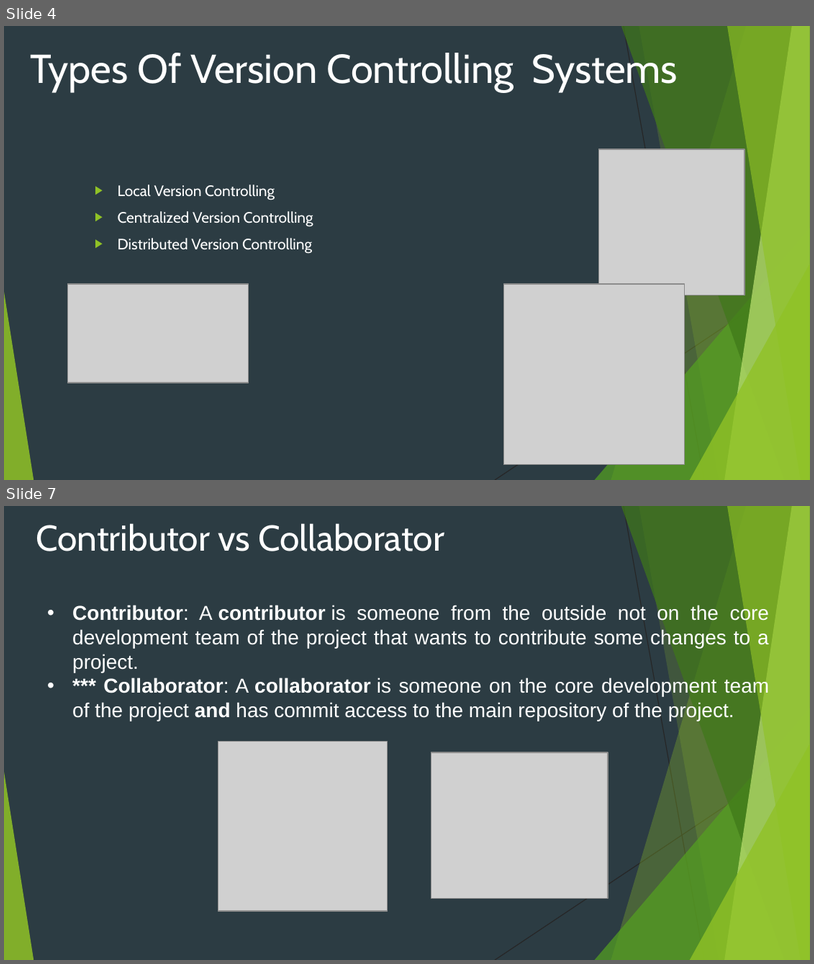
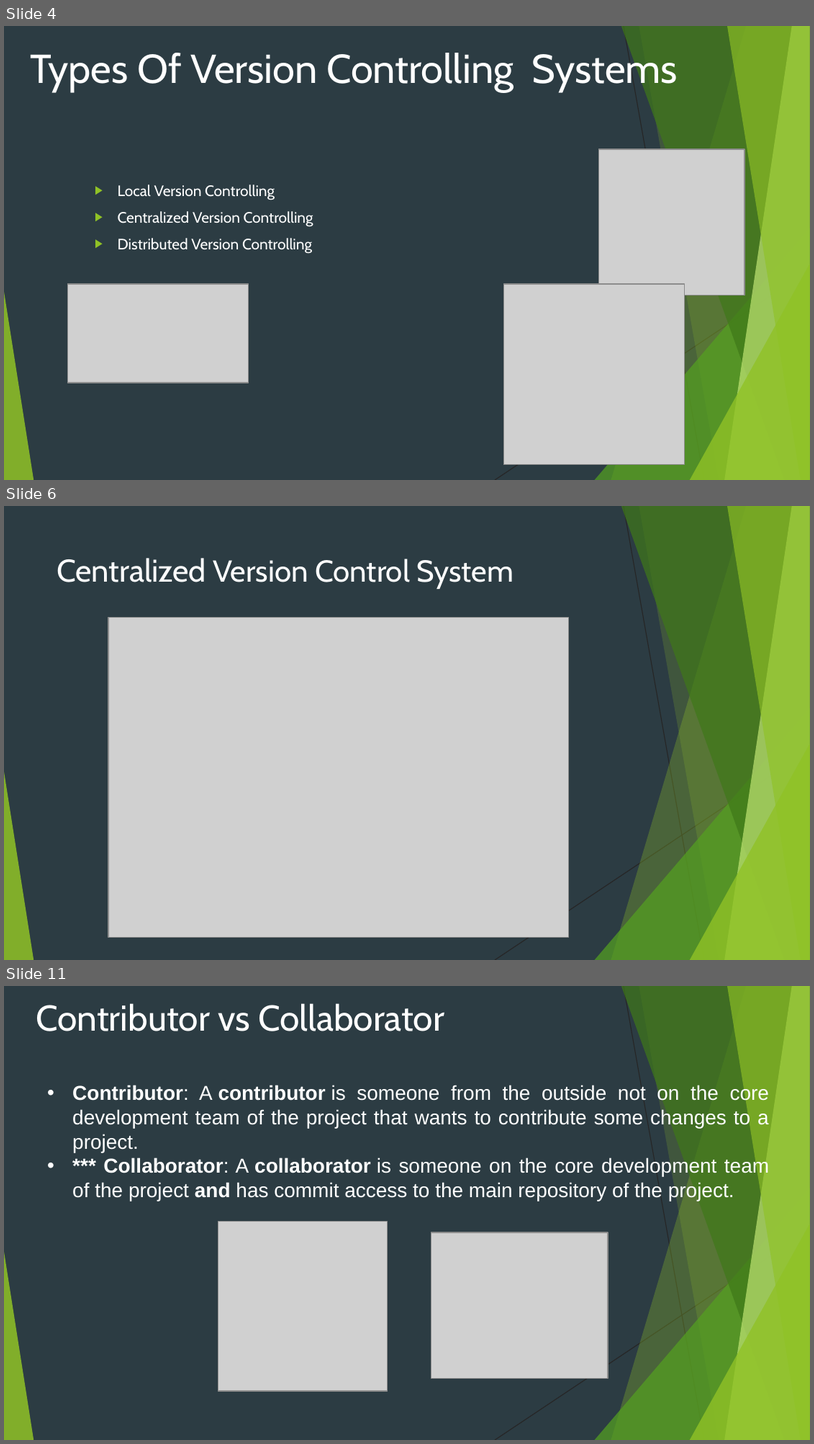
Before and after one commit to Shubhamdutta2000/Web-Training, a slide deck: 03. Git & Github/Github.pptx. Shown one above the other, each under a label of ours: slides 4 and 7 before the commit, slides 4, 6 and 11 after it; the slides between them are not shown. The pictures are 814x964 and 814x1444 pixels, drawn with LibreOffice and Linux fonts; fonts in the diff are those of the drawing; grey boxes stand for pictures. Boxes give left, top, right and bottom in pixels: in the first picture for what was removed or moved away, otherwise in the second. Text is boxed around its words. In the diff, an @@ line names an element or a change of style, - is before the commit and + after.

```diff
--- a/03. Git & Github/Github.pptx
+++ b/03. Git & Github/Github.pptx
@@ slide 6 added at box(4, 506, 810, 960), background #2C3C43; not listed: 10 template elements that a slide beside it also shows @@
@@ title added at box(57, 558, 514, 589), 27 pt, text #FFFFFF @@
+Centralized Version Control System
@@ picture added at box(108, 618, 568, 937) @@
@@ what was slide 7 is now slide 11 @@
```
Also in this commit, not shown: 1 slide changed, 4 other slides added, 1 slide removed, 1 other file.
